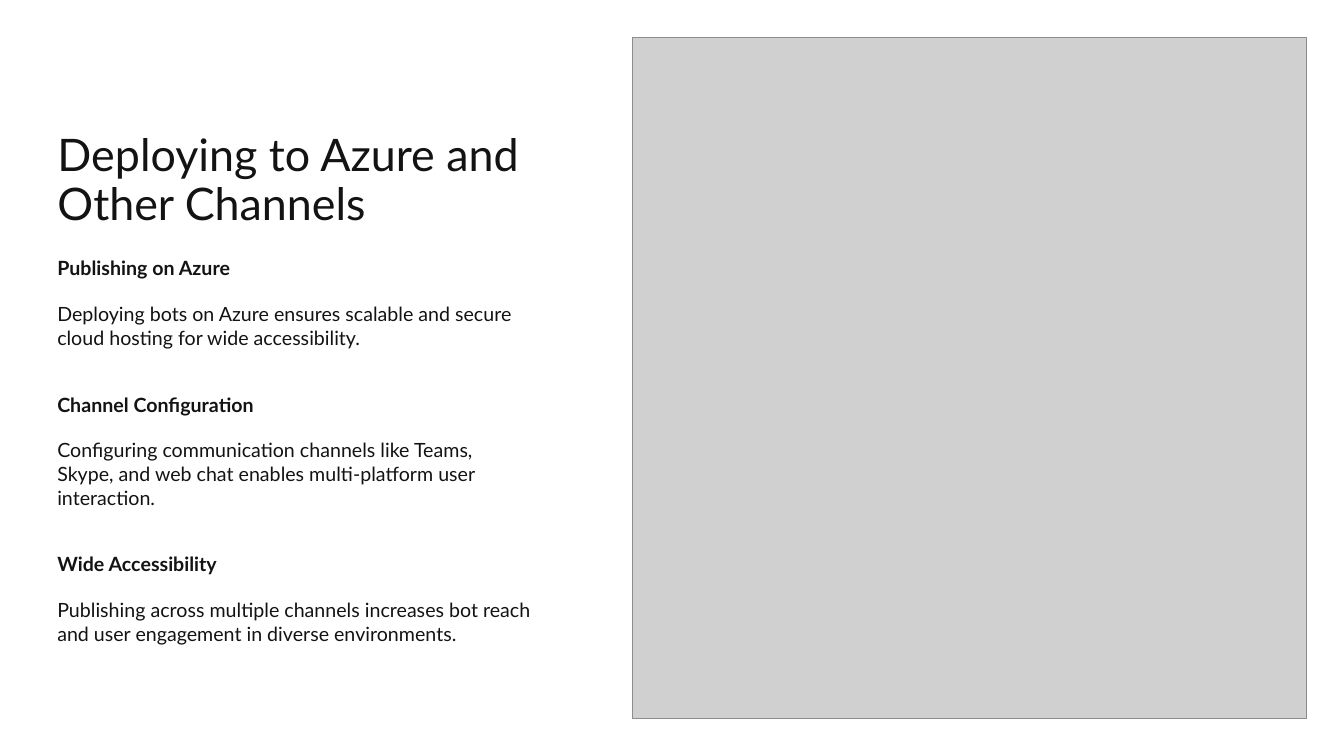
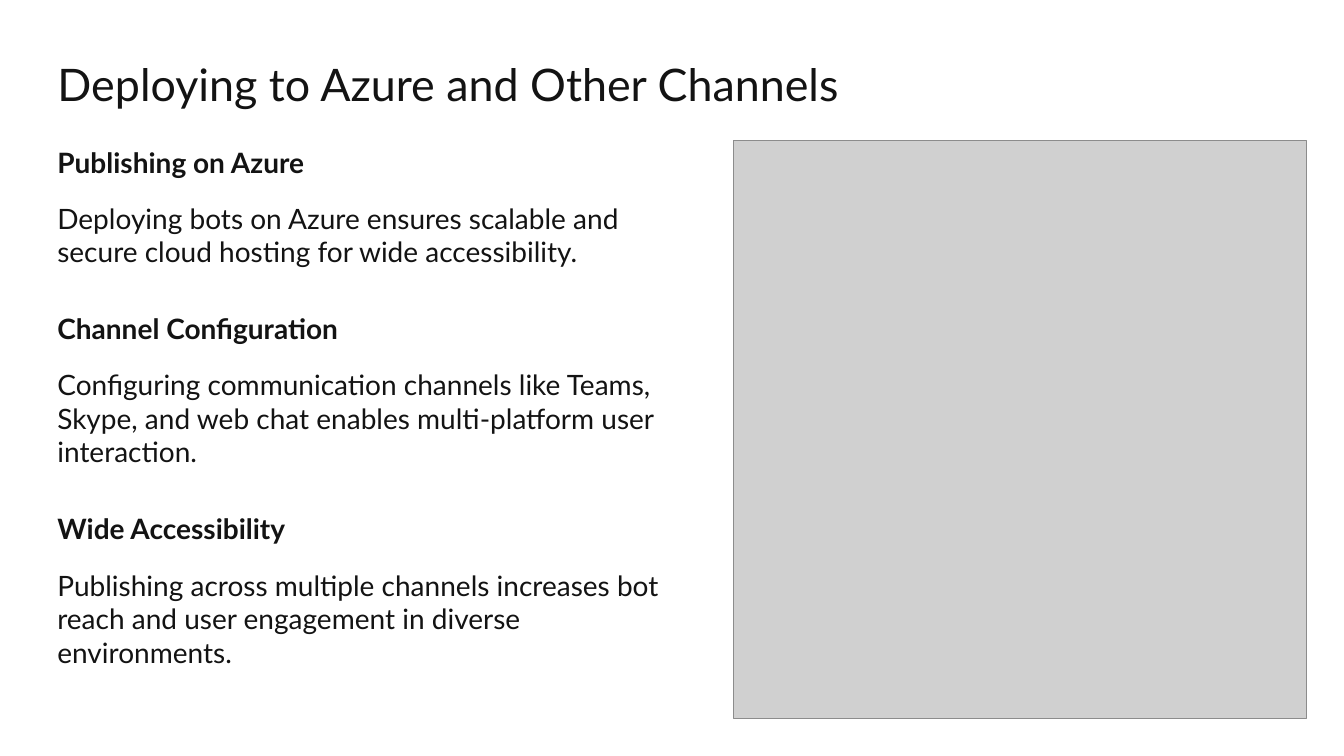
Before and after one commit to pajeeokoth/chatbot, a slide deck: slide 11 of P10_03_presentation.pptx (slide 14 before the commit). Drawn at 1344x756 pixels with LibreOffice and Linux fonts; fonts in the diff are those of the drawing; grey boxes stand for pictures. Boxes give left, top, right and bottom in pixels: in the first picture for what was removed or moved away, otherwise in the second. Text is boxed around its words. In the diff, an @@ line names an element or a change of style, - is before the commit and + after.

```diff
--- a/P10_03_presentation.pptx
+++ b/P10_03_presentation.pptx
@@ title "Deploying to Azure and Other ..." rewrapped from bbox=[57, 138, 518, 221] to bbox=[57, 68, 839, 109] @@
@@ text "Publishing on Azure": place and size @@
-text "Publishing on Azure" at bbox=[57, 260, 530, 645]
+text "Publishing on Azure" at bbox=[57, 152, 658, 664]
@@ text "Publishing on Azure" at bbox=[57, 152, 658, 664]: size 14 to 20 pt @@
@@ picture: place and size @@
-picture at bbox=[632, 38, 1306, 719]
+picture at bbox=[734, 140, 1307, 719]
```
Also in this commit, not shown: 13 other slides changed, 4 slides removed, 2 other files.
